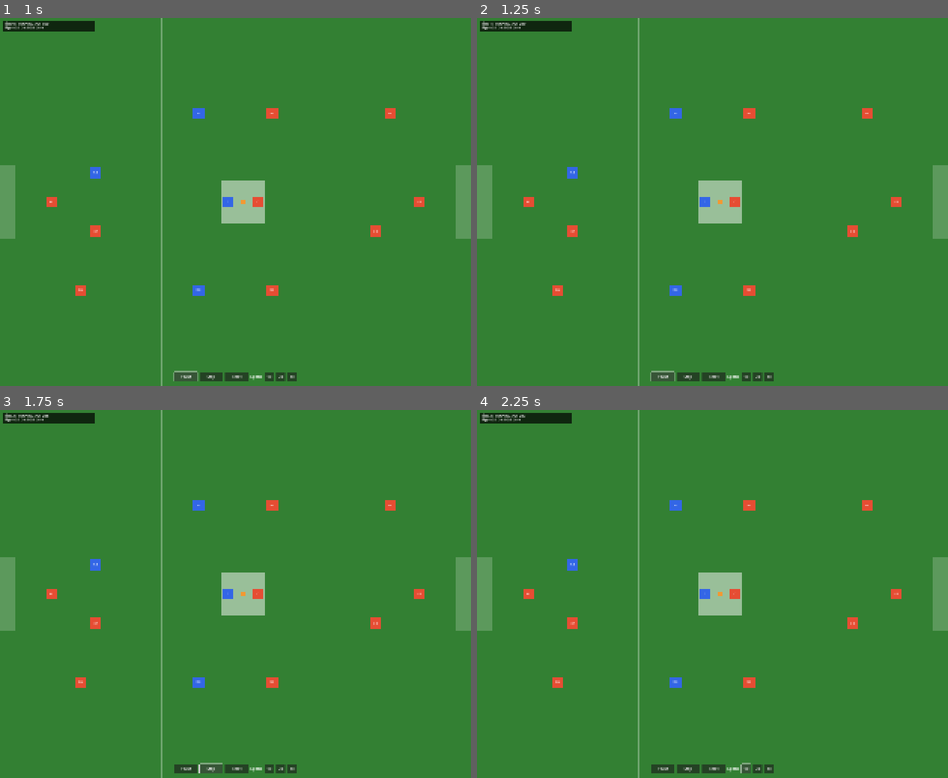
Above: before the commit, frames 1-4 (two rows, left to right).
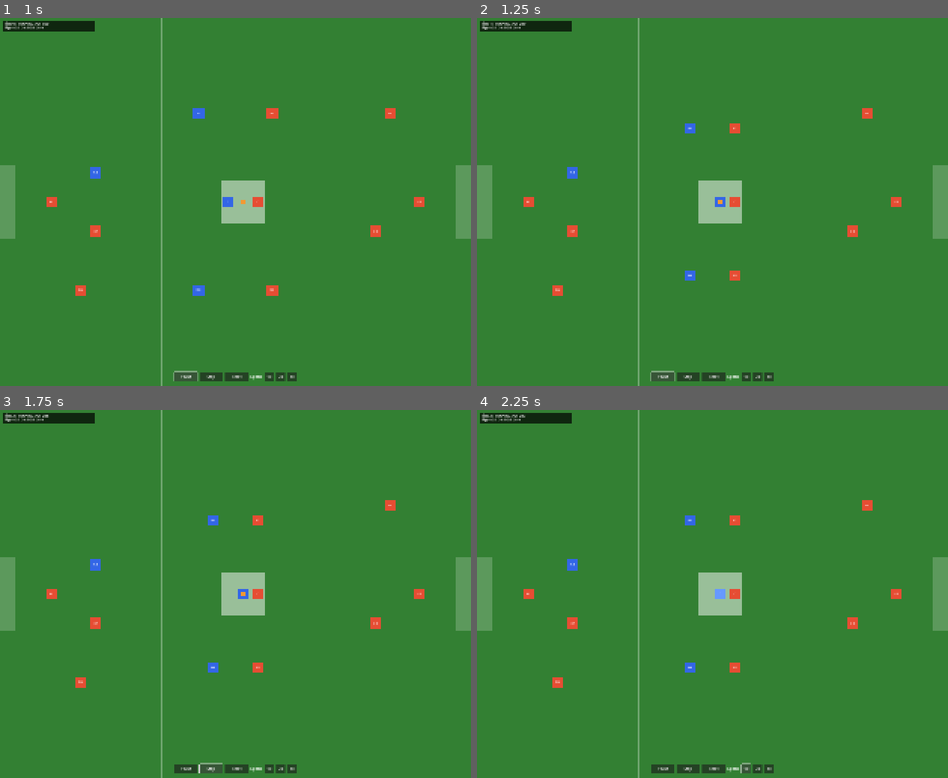
Above: after the commit, the same moments.

Repository: Simdog13/afl-nines
Game: Godot game, scene res://scenes/main.tscn
Same seed, same stepped clock (60 frames per second), same inputs: the game is played once before the commit and once after it.
Inputs:
- Up to frame 1 (1 s): click "Start" at 0.5 s
- Up to frame 2 (1.25 s): no input
- Up to frame 3 (1.75 s): click "Step" at 1.25 s
- Up to frame 4 (2.25 s): click "1x" at 2 s

Frame 1 is identical in both runs. In frame 2, 0.7% of the frame differs, in the area x 40-60%, y 24-76%; in frame 3, 0.7%; in frame 4, 0.7%.

Commit message:
Implement unit movement and basic AI system
- Add position advancement for MOVING units using GridManager
- Implement basic AI: idle units now move toward loose ball
- Add automatic ball pickup when unit reaches ball position
- Fix units being stuck without advancing their grid_position
- Movement now uses GridManager.get_step_toward() and move_unit()

This enables the core gameplay loop where units chase and contest the ball.

Diff:
--- a/autoloads/GameManager.gd
+++ b/autoloads/GameManager.gd
@@ -197,17 +197,31 @@
 	if unit == null:
 		return
 
-	# For now, just handle stamina recovery when idle
-	# Full AI decision making will be in AIController (Phase 4)
+	# Simple AI: if idle and ball is loose, move toward it
+	if unit.state == Enums.UnitState.IDLE and ball:
+		if ball.state == Enums.BallState.LOOSE_GROUND:
+			# Try to pick up loose ball if on same cell
+			if unit.grid_position == ball.grid_position:
+				ball.give_to_unit(unit, Enums.PossessionQuality.CLEAN)
+			else:
+				# Move toward loose ball
+				unit.start_move_to(ball.grid_position)
+
+	# Process unit state
 	match unit.state:
 		Enums.UnitState.IDLE:
 			# Recover stamina when idle
 			unit.recover_stamina(Constants.STAMINA_RECOVERY_RATE)
 
 		Enums.UnitState.MOVING:
-			# If unit was moving, check if arrived
+			# Check if already at target
 			if unit.grid_position == unit.target_position:
 				unit.arrive_at_target()
+			else:
+				# Advance unit toward target
+				var next_step = GridManager.get_step_toward(unit.grid_position, unit.target_position)
+				if next_step != unit.grid_position:
+					GridManager.move_unit(unit, next_step)
 
 		# Other states will be handled by AIController
 
